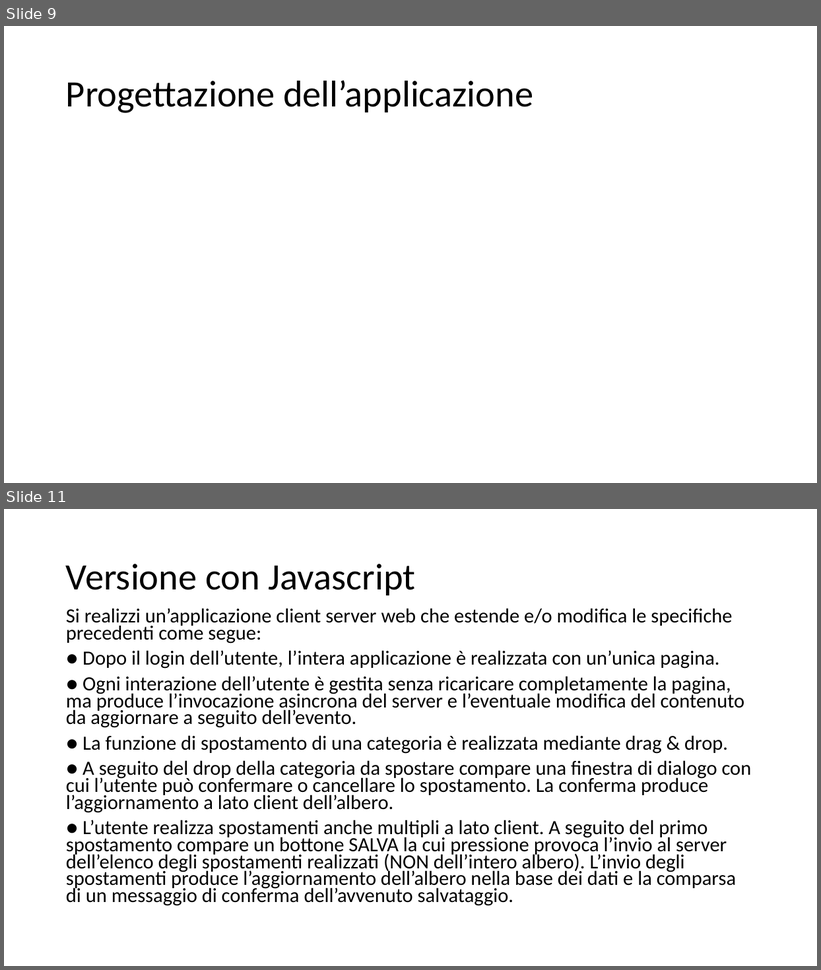
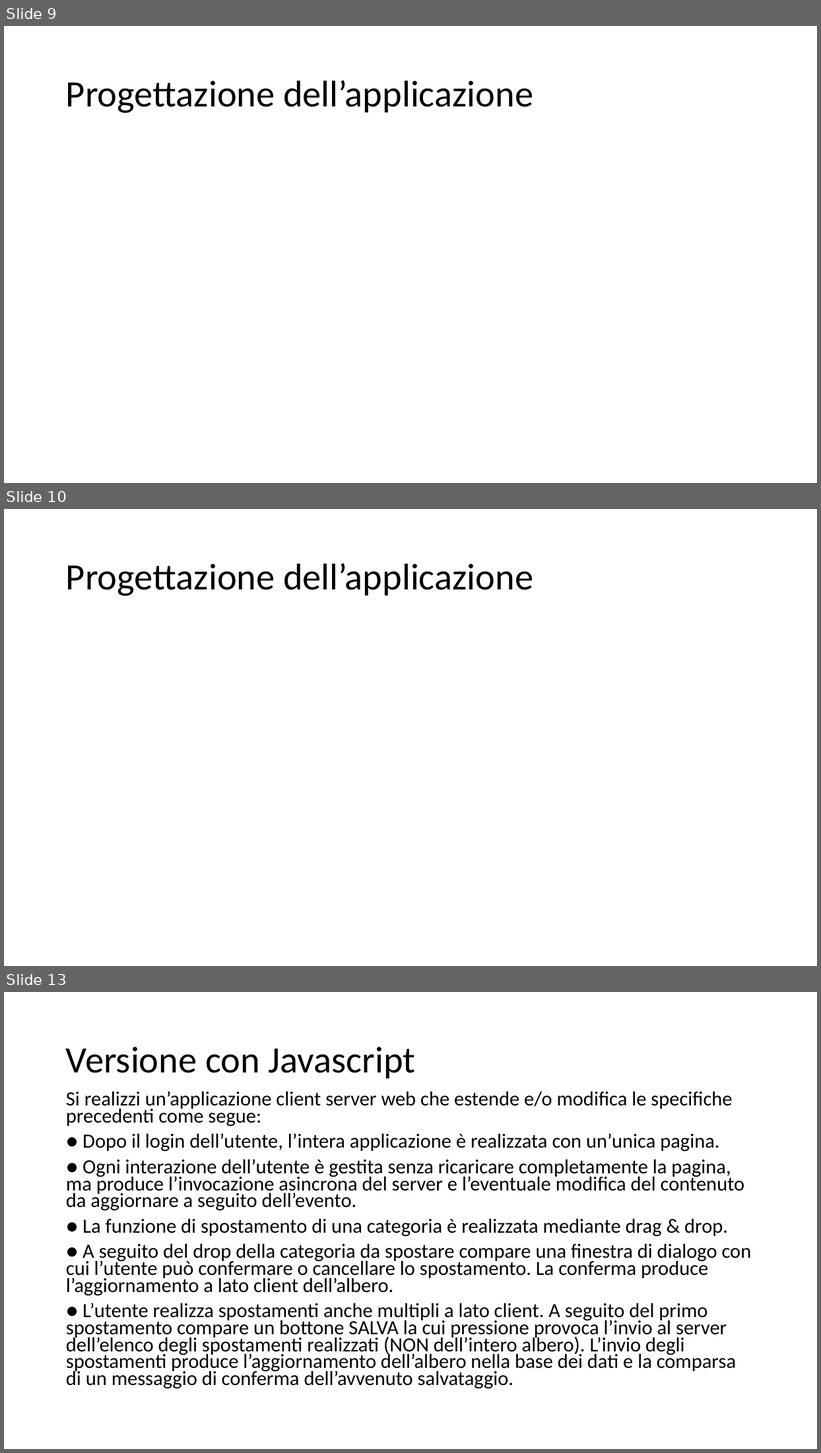
Before and after one commit to Trixyz28/TIW-ImgCatalog, a slide deck: Documents/TIWProject.pptx. Shown one above the other, each under a label of ours: slides 9 and 11 before the commit, slides 9, 10 and 13 after it; the slides between them are not shown. The pictures are 821x970 and 821x1453 pixels, drawn with LibreOffice and Linux fonts; fonts in the diff are those of the drawing. Boxes give left, top, right and bottom in pixels: in the first picture for what was removed or moved away, otherwise in the second. Text is boxed around its words. In the diff, an @@ line names an element or a change of style, - is before the commit and + after.

```diff
--- a/Documents/TIWProject.pptx
+++ b/Documents/TIWProject.pptx
@@ slide 10 added at [4,509,817,966], background #FFFFFF @@
@@ title added at [66,563,533,596], 44 pt, text #000000 @@
+Progettazione dell’applicazione
@@ what was slide 11 is now slide 13 @@
```
Also in this commit, not shown: 3 slides changed, 1 other slide added, 11 other files.
